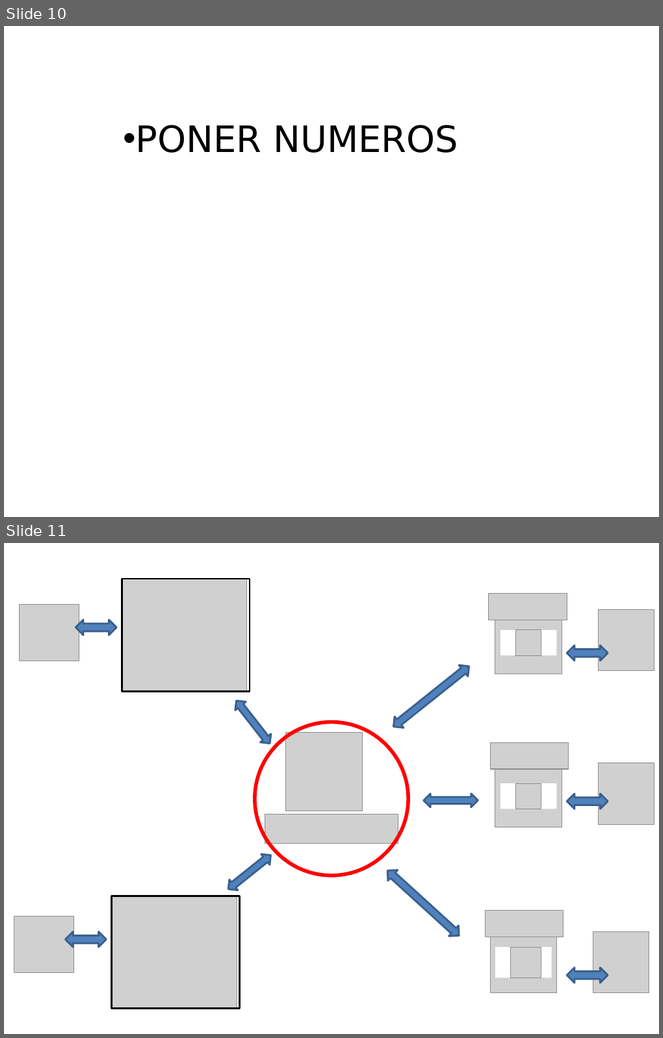
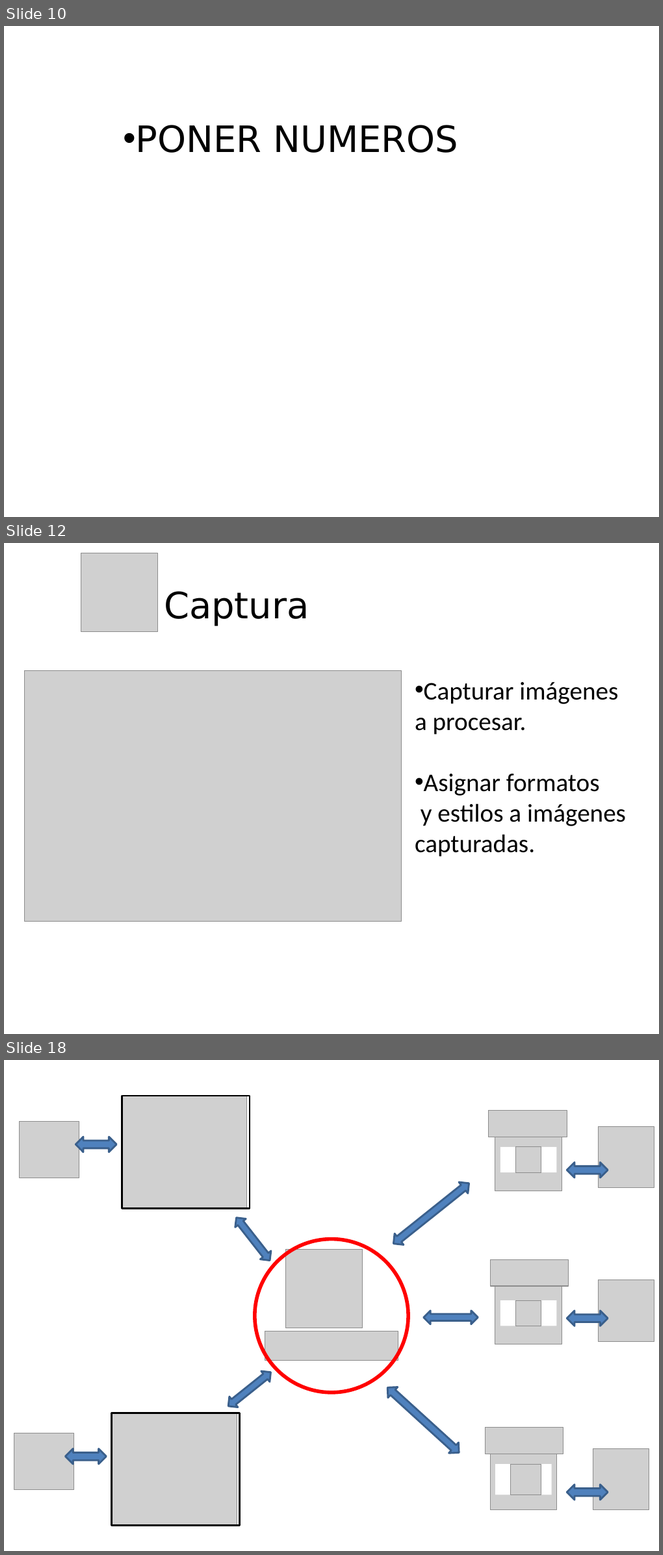
Before and after one commit to elcapo04/utn-frc-dlc-2011-liberal-peker, a slide deck: Proyecto final/Exposiciones/PresProyfinal.pptx. Shown one above the other, each under a label of ours: slides 10 and 11 before the commit, slides 10, 12 and 18 after it; the slides between them are not shown. The pictures are 663x1038 and 663x1555 pixels, drawn with LibreOffice and Linux fonts; fonts in the diff are those of the drawing; grey boxes stand for pictures. Boxes give left, top, right and bottom in pixels: in the first picture for what was removed or moved away, otherwise in the second. Text is boxed around its words. In the diff, an @@ line names an element or a change of style, - is before the commit and + after.

```diff
--- a/Proyecto final/Exposiciones/PresProyfinal.pptx
+++ b/Proyecto final/Exposiciones/PresProyfinal.pptx
@@ slide 12 added at (4, 543, 659, 1034), background #FFFFFF @@
@@ picture added at (81, 553, 157, 632) @@
@@ text added at (164, 591, 309, 626), 40 pt, text #000000 @@
+Captura
@@ picture added at (24, 671, 401, 922) @@
@@ text added at (415, 682, 626, 857), 28 pt, text #000000 @@
+• Capturar imágenes
+a procesar.
+• Asignar formatos
+  y estilos a imágenes
+capturadas.
@@ what was slide 11 is now slide 18 @@
```
Also in this commit, not shown: 8 other slides added, 1 slide removed.
